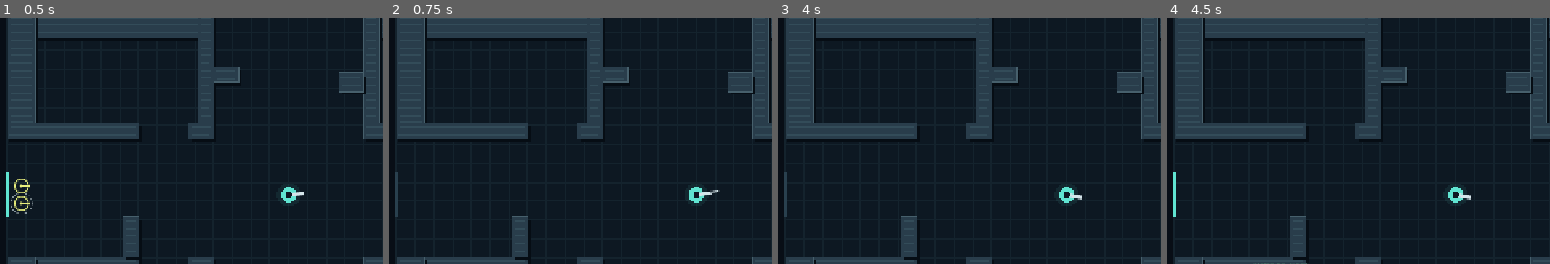
Above: before the commit, frames 1-4 (left to right).
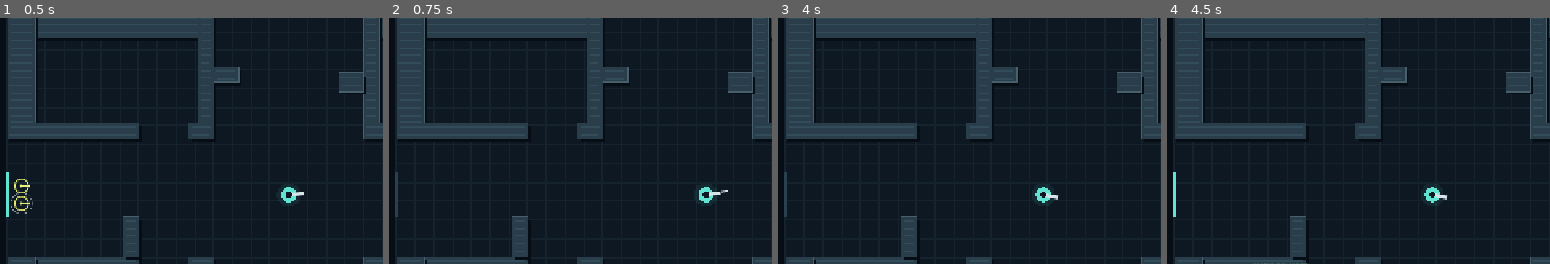
Above: after the commit, the same moments.

Repository: McTre/NEATDrone
Game: Godot game, scene res://scenes/arena.tscn
The game is run twice, just before and just after one commit, with the same random seed, the same clock (stepped at 60 frames per second) and the same inputs.
Inputs (mouse positions are % of the whole screen's width and height, from its top left):
- Up to frame 1 (0.5 s): no input
- Up to frame 2 (0.75 s): tap Enter at 0.5 s; move the mouse to (74, 44) at 0.52 s; hold D from 0.53 s (still down); tap N at 0.6 s; click (74, 44) at 0.67 s
- Up to frame 3 (4 s): tap Space at 0.77, 1.25, 1.52, 3.02, 3.77 s; tap R at 0.8, 1.35 s; move the mouse to (30, 54) at 1.27 s; release D at 1.28 s; hold S 1.28-2.03 s; click (30, 54) at 1.42 s; tap T at 1.55, 2.1 s; move the mouse to (61, 27) at 2.02 s; hold D 2.03-2.78 s; click (61, 27) at 2.17 s; tap C at 2.3, 2.85 s; move the mouse to (46, 70) at 2.77 s; hold W 2.78-3.53 s; click (46, 70) at 2.92 s; tap G at 3.05, 3.6 s; move the mouse to (82, 65) at 3.52 s; hold A from 3.53 s (still down); click (82, 65) at 3.67 s; tap N at 3.8 s
- Up to frame 4 (4.5 s): keep holding A; tap Enter at 4.25 s; move the mouse to (20, 34) at 4.27 s; tap N at 4.35 s; click (20, 34) at 4.42 s
The pictures show only the part of the screen within x 0-50%, y 15-65%; the shares and areas given below are measured in that part.

Frame 1 is identical in both runs. In frame 2, 0.3% of the frame differs, in the area x 78-89%, y 68-76%; in frame 3, 0.4%, in the area x 67-80%, y 68-76%; in frame 4, 0.4%.

Commit message:
Add timed drone OTA updates and reinforcements across waves

Diff:
--- a/scripts/arena.gd
+++ b/scripts/arena.gd
@@ -36,6 +36,11 @@
 var banner = "Enter the cyan circle to trigger a facility alert."
 var report_path = "user://latest_run.csv"
 var wave = 1
+var combat_clock = 0.0
+var next_ota = 60.0
+var next_reinforcement = 15.0
+var keep_player_position = false
+var carried_player_position = Vector2.ZERO
 var simulation_debt = 0.0
 var observed_speed = 0.0
 var frame_ms = 16.7
@@ -68,6 +73,10 @@
 		banner = "Click the game, then SPACE to start. WASD: move / mouse: aim / T: learning lab."
 
 func reset_population() -> void:
+	combat_clock = 0.0
+	next_ota = 60.0
+	next_reinforcement = 15.0
+	keep_player_position = false
 	upgrade_training_reports.clear()
 	if is_instance_valid(upgrade_screen):
 		upgrade_screen.queue_free()
@@ -120,6 +129,11 @@
 		for i in range(count):
 			active.append(evolution.population[(offset + i) % evolution.population.size()])
 		sim.setup_combat(active, seed_value, wave)
+		for i in range(sim.robots.size()):
+			sim.robots[i].evaluation_slot = i
+		if keep_player_position:
+			sim.player = carried_player_position
+			keep_player_position = false
 		banner = "Enter the cyan circle to trigger a facility alert. V: request vision at next generation."
 		if evolution.pretrained_generations > 0:
 			banner = "%d robots with pretrained search and pursuit. Short-range vision online; V: extend range." % count
@@ -135,11 +149,17 @@
 func finish_wave() -> void:
 	if is_instance_valid(upgrade_screen):
 		return
+	if not laboratory:
+		carried_player_position = sim.player
+		keep_player_position = true
 	if deployment:
 		wave += 1
 		begin_wave()
 		return
-	var scores = sim.scores()
+	var scores = sim.scores() if laboratory else combat_scores()
+	totals.resize(evolution.population.size())
+	if not laboratory:
+		totals.fill(0.0)
 	var divisor = Training.TRAIN_CASES.size() if laboratory else 1
 	for i in range(scores.size()):
 		totals[i] += scores[i] / divisor
@@ -151,6 +171,8 @@
 	var upgraded = false
 	if trial >= divisor:
 		var evaluated_generation = evolution.generation
+		if not laboratory:
+			evolution.population_size = combat_enemies
 		evolution.evolve(totals)
 		history.append({"best": evolution.last_best, "mean": evolution.last_average})
 		if history.size() > 60:
@@ -229,6 +251,8 @@
 			sim.step(Sim.STEP, movement, get_global_mouse_position() - ORIGIN,
 				Input.is_mouse_button_pressed(MOUSE_BUTTON_LEFT), Input.is_mouse_button_pressed(MOUSE_BUTTON_RIGHT))
 			measured_simulation += Sim.STEP
+			if not laboratory:
+				combat_clock += Sim.STEP
 			if sim.player_health <= 0 and not laboratory:
 				banner = "SIGNAL LOST — N: evaluate wave and continue / R: fresh population"
 				break
@@ -236,6 +260,8 @@
 				finish_wave()
 				if is_instance_valid(upgrade_screen):
 					break
+			elif not laboratory:
+				advance_combat_events(0.0)
 			if Time.get_ticks_usec() - now >= FRAME_SIMULATION_BUDGET_US:
 				break
 	else:
@@ -248,6 +274,75 @@
 
 func wave_complete() -> bool:
 	return sim.alive_count() == 0 or (laboratory and sim.elapsed >= Sim.EPISODE_SECONDS)
+
+func combat_scores() -> Array:
+	var scores: Array = []
+	var counts: Array = []
+	scores.resize(evolution.population.size())
+	counts.resize(scores.size())
+	scores.fill(0.0)
+	counts.fill(0)
+	for robot in sim.robots:
+		var slot: int = robot.get("evaluation_slot", -1)
+		if slot >= 0 and slot < scores.size():
+			scores[slot] += sim.fitness(robot)
+			counts[slot] += 1
+	var total = 0.0
+	var evaluated = 0
+	for i in range(scores.size()):
+		if counts[i] > 0:
+			scores[i] /= counts[i]
+			total += scores[i]
+			evaluated += 1
+	for i in range(scores.size()):
+		if counts[i] == 0:
+			scores[i] = total / maxi(1, evaluated)
+	return scores
+
+func apply_ota() -> void:
+	if deployment or sim.alive_count() == 0:
+		return
+	var scores = combat_scores() # Includes drones killed since the previous OTA.
+	evolution.population_size = maxi(4, sim.alive_count())
+	var generation = evolution.generation
+	evolution.evolve(scores)
+	evolution.generation = generation # Hardware unlocks still follow completed waves.
+	var index = 0
+	for robot in sim.robots:
+		robot.evaluation_slot = -1
+		if robot.health <= 0:
+			continue
+		robot.genome = evolution.population[index]
+		robot.evaluation_slot = index
+		index += 1
+		sim.reset_robot_evaluation(robot)
+		robot.updated_seconds = 2.0
+	totals.resize(evolution.population.size())
+	totals.fill(0.0)
+	next_text_update = 0
+
+func spawn_reinforcement() -> void:
+	var source = evolution.population[evolution.rng.randi_range(0, evolution.population.size() - 1)]
+	var genome = source.copy()
+	var slot = 0
+	if not deployment:
+		slot = evolution.population.size()
+		evolution.population.append(genome)
+		evolution.population_size = evolution.population.size()
+		evolution.assign_species()
+	var robot = sim.add_reinforcement(genome)
+	robot.evaluation_slot = slot
+
+func advance_combat_events(delta: float) -> void:
+	combat_clock += delta
+	if laboratory or sim.alive_count() == 0:
+		return
+	if combat_clock + 0.000001 >= next_ota:
+		next_ota += 60.0
+		apply_ota()
+	if combat_clock + 0.000001 >= next_reinforcement:
+		next_reinforcement += 15.0
+		spawn_reinforcement()
 
 func _unhandled_key_input(event: InputEvent) -> void:
 	if is_instance_valid(upgrade_screen):
@@ -397,6 +492,8 @@
 		draw_set_transform(ORIGIN)
 		if robot.health < Sim.ROBOT_HEALTH:
 			draw_line(pos + Vector2(-6, 16), pos + Vector2(-6 + 12 * robot.health / Sim.ROBOT_HEALTH, 16), AMBER, 2)
+		if robot.get("updated_seconds", 0.0) > 0:
+			label_at(pos + Vector2(-24, -24), "Updated", 12, CYAN)
 		if selected == i:
 			draw_arc(pos, 17, 0, TAU, 28, Color(INK, 0.6), 1, true)
 			if sensors:
--- a/scripts/simulation.gd
+++ b/scripts/simulation.gd
@@ -147,6 +147,39 @@
 		robot.incoming = false
 		robot.velocity = Vector2.ZERO
 
+func add_reinforcement(genome) -> Dictionary:
+	# Reuse the ordinary robot schema without resetting this arena.
+	var factory = get_script().new()
+	factory.setup([genome], alert, Vector2(100, 100), true)
+	var robot: Dictionary = factory.robots[0]
+	var direction: Vector2 = RoomLayout.DIRECTIONS[entry_index]
+	var point: Vector2 = RoomLayout.ENTRIES[entry_index] - direction * 35
+	while not robot_space_free(point):
+		point -= direction * 28
+	robot.position = point
+	robot.heading = direction
+	robot.incoming = true
+	robot.entry_distance = 60.0
+	robot.start_distance = point.distance_to(alert)
+	robot.idle_anchor = point
+	robots.append(robot)
+	initial_population += 1
+	return robot
+
+func reset_robot_evaluation(robot: Dictionary) -> void:
+	for key in robot.parts:
+		robot.parts[key] = 0.0
+	robot.lifetime = 0.0
+	robot.hits = 0
+	robot.contacts = 0
+	robot.visible_time = 0.0
+	robot.wall_time = 0.0
+	robot.reached = false
+	robot.best_edge = -1.0
+	robot.search_cells.clear()
+	robot.idle_anchor = robot.position
+	robot.idle_seconds = 0.0
+
 func robot_space_free(point: Vector2, except_robot = null) -> bool:
 	for other in robots:
 		if other == except_robot or other.health <= 0:
@@ -399,6 +432,7 @@
 	for robot in robots:
 		if robot.health <= 0:
 			continue
+		robot.updated_seconds = maxf(0, robot.get("updated_seconds", 0.0) - delta)
 		if robot.get("incoming", false):
 			enter_arena(robot, delta)
 			continue
--- /dev/null
+++ b/tests/ota_reinforcements.gd
@@ -0,0 +1,61 @@
+extends SceneTree
+const Sim = preload("res://scripts/simulation.gd")
+func _initialize() -> void:
+	call_deferred("run")
+func run() -> void:
+	var arena = load("res://scenes/arena.tscn").instantiate()
+	arena.report_path = "user://ota_test.csv"
+	root.add_child(arena)
+	arena.set_process(false)
+	arena.sim.player = Vector2(450, 350)
+	arena.finish_wave()
+	assert(arena.sim.player == Vector2(450, 350), "Wave transition must preserve player position")
+	var wave: int = arena.wave
+	for tick in range(899):
+		arena.advance_combat_events(Sim.STEP)
+	assert(arena.sim.robots.size() == 8)
+	arena.advance_combat_events(Sim.STEP)
+	assert(arena.sim.robots.size() == 9 and arena.sim.robots[-1].incoming)
+	assert(arena.sim.robots[-1].heading == Sim.RoomLayout.DIRECTIONS[arena.sim.entry_index])
+	var survivor = arena.sim.robots[0]
+	survivor.health = 1
+	survivor.velocity = Vector2(4, 7)
+	survivor.parts.idle = -30
+	var position: Vector2 = survivor.position
+	var heading: Vector2 = survivor.heading
+	var old_genome = survivor.genome
+	arena.sim.hurt_robot(arena.sim.robots[1], 3)
+	for tick in range(2699):
+		arena.advance_combat_events(Sim.STEP)
+	assert(survivor.genome == old_genome, "No early OTA before 60 seconds")
+	var scores = arena.combat_scores()
+	var expected = 0.0
+	for score in scores:
+		expected += score / scores.size()
+	arena.advance_combat_events(Sim.STEP)
+	assert(is_equal_approx(arena.evolution.last_average, expected), "OTA selection includes the dead drone and idle penalties")
+	assert(survivor.genome != old_genome and survivor.updated_seconds == 2)
+	assert(survivor.health == 1 and survivor.position == position and survivor.heading == heading)
+	assert(survivor.velocity == Vector2(4, 7))
+	assert(survivor.parts.idle == 0 and arena.sim.robots[1].evaluation_slot == -1)
+	assert(arena.sim.robots[1].health == 0, "OTA must not resurrect dead drones")
+	assert(arena.sim.initial_population == 12 and arena.wave == wave)
+	assert(arena.sim.alive_count() == 11)
+	for score in arena.combat_scores():
+		assert(score == 0, "Old penalties must not be scored again")
+	# Last kill wins over a reinforcement due on the same tick.
+	for robot in arena.sim.robots:
+		arena.sim.hurt_robot(robot, 3)
+	arena.next_reinforcement = arena.combat_clock + Sim.STEP
+	arena.advance_combat_events(Sim.STEP)
+	assert(arena.wave_complete() and arena.sim.alive_count() == 0)
+	arena.finish_wave()
+	assert(arena.sim.robots.size() == 8 and arena.sim.player == Vector2(450, 350))
+	# Position must survive the hardware intermission too.
+	arena.vision_requested = true
+	arena.finish_wave()
+	assert(arena.upgrade_screen != null)
+	arena.upgrade_screen.advance(15)
+	assert(arena.sim.player == Vector2(450, 350))
+	print("OTA TESTS: exact 15/60-second events, dead scores, physical state, new brains, wave priority and player position passed")
+	quit()
Not shown, added: tests/ota_reinforcements.gd.uid
Not shown, changed: README.md
